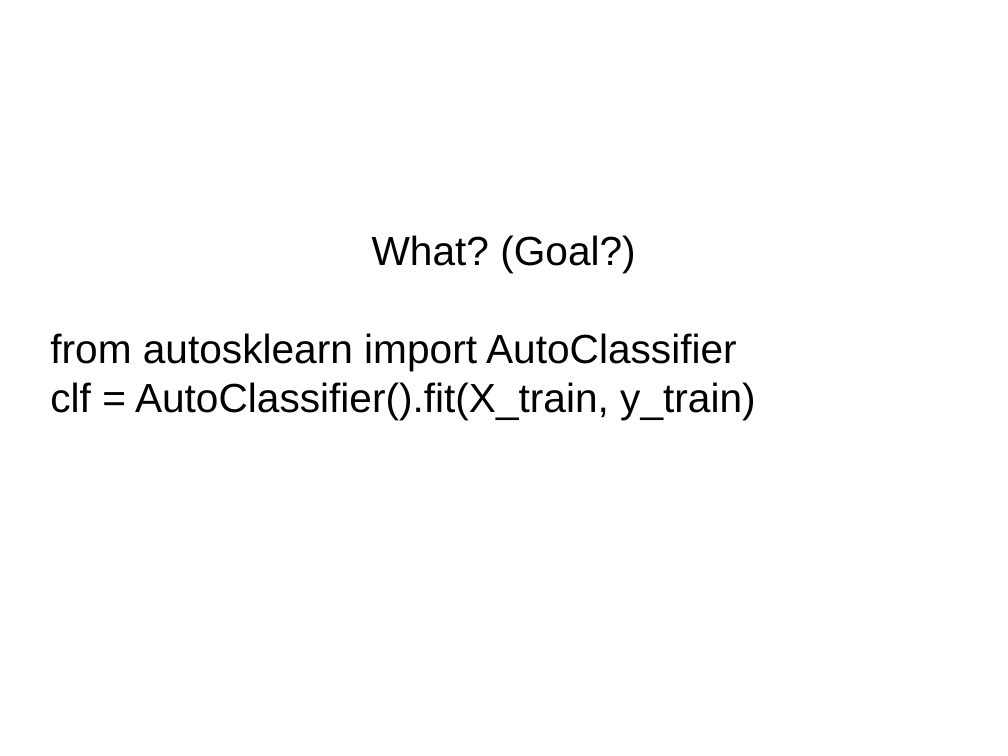
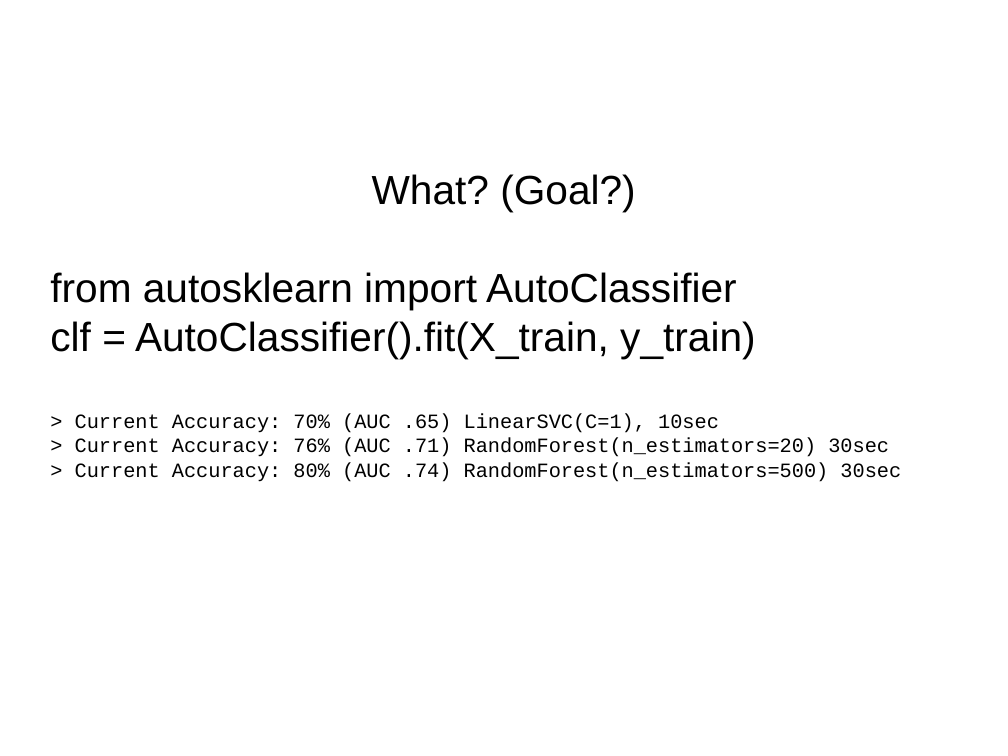
Before and after one commit to amueller/talks_odt, a slide deck: slide 7 of automating_machine_learning_scipy2016.odp. Drawn at 1008x756 pixels with LibreOffice and Linux fonts; fonts in the diff are those of the drawing. Boxes give left, top, right and bottom in pixels: in the first picture for what was removed or moved away, otherwise in the second. Text is boxed around its words. In the diff, an @@ line names an element or a change of style, - is before the commit and + after.

```diff
--- a/automating_machine_learning_scipy2016.odp
+++ b/automating_machine_learning_scipy2016.odp
@@ subtitle at <box>75,414,901,482</box>: paragraphs added @@
+> Current Accuracy: 70% (AUC .65) LinearSVC(C=1), 10sec
+> Current Accuracy: 76% (AUC .71) RandomForest(n_estimators=20) 30sec
+> Current Accuracy: 80% (AUC .74) RandomForest(n_estimators=500) 30sec
```
Also in this commit, not shown: 5 other slides changed, 3 slides added.
